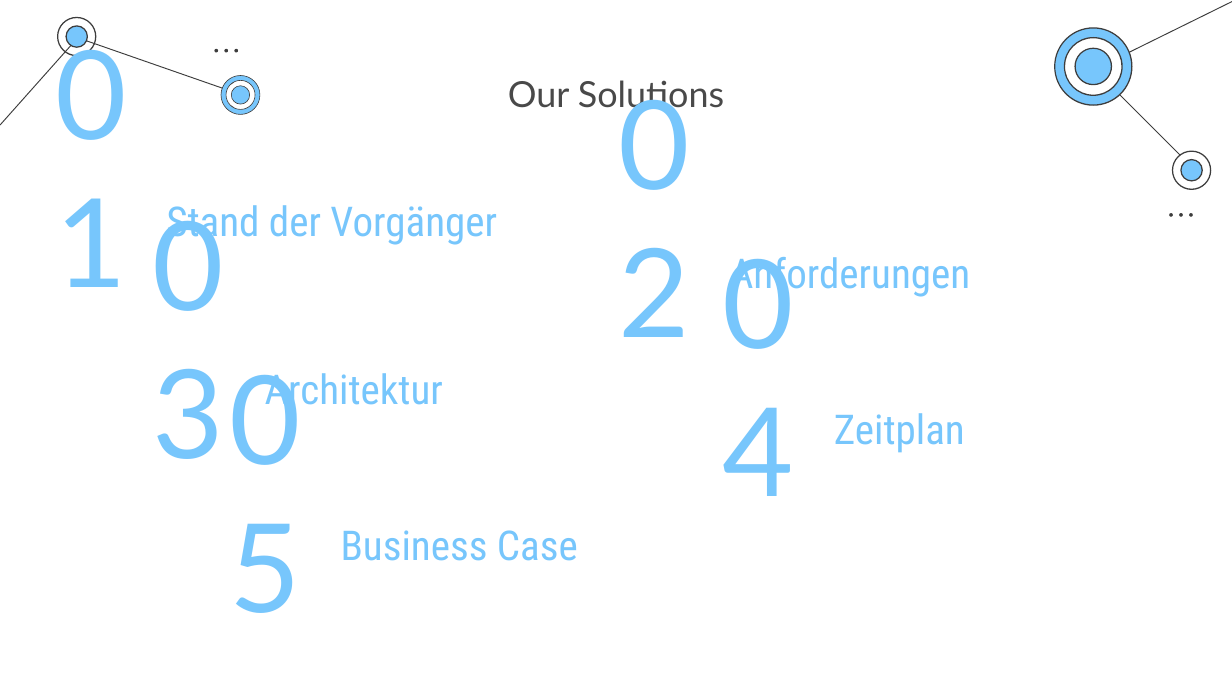
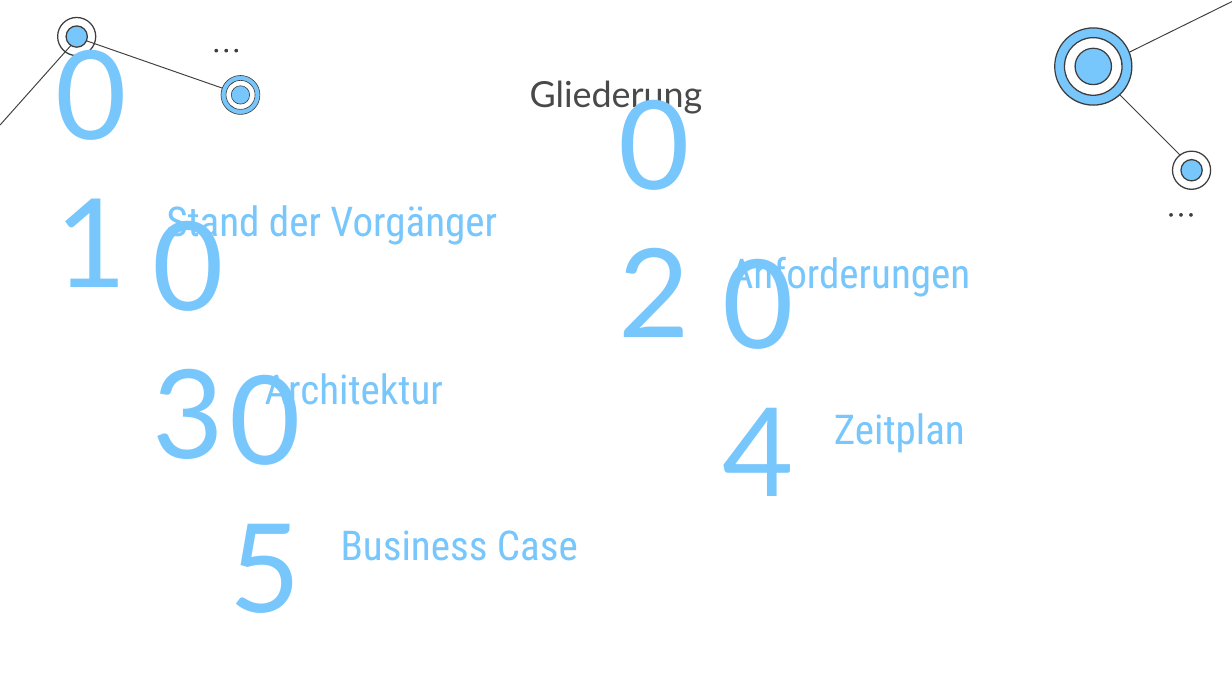
Before and after one commit to TTRSF/INF22F-Nameplate-Generator, a slide deck: slide 3 of PROJECT/PRESENTATION/SWE-Semester3.pptx. Drawn at 1232x693 pixels with LibreOffice and Linux fonts; fonts in the diff are those of the drawing. Boxes give left, top, right and bottom in pixels: in the first picture for what was removed or moved away, otherwise in the second. Text is boxed around its words. In the diff, an @@ line names an element or a change of style, - is before the commit and + after.

Commit message:
update presentation

```diff
--- a/PROJECT/PRESENTATION/SWE-Semester3.pptx
+++ b/PROJECT/PRESENTATION/SWE-Semester3.pptx
@@ title at <box>530,80,703,114</box>: text changed @@
-Our Solutions
+Gliederung
```
Also in this commit, not shown: 6 other slides changed, 1 other file.
